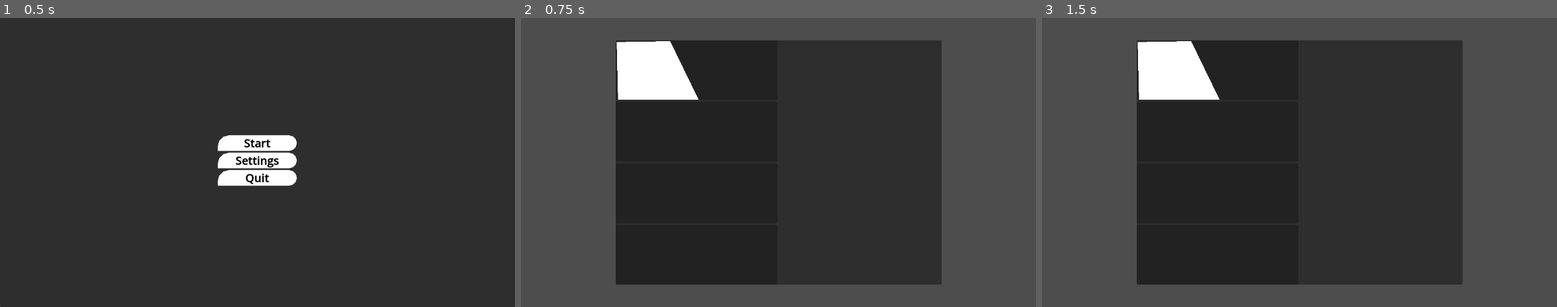
Above: before the commit, frames 1-3 (left to right).
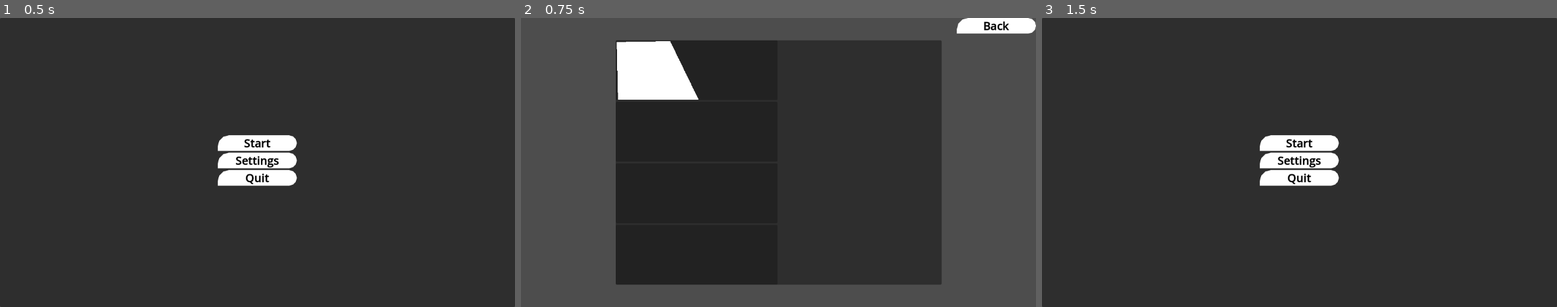
Above: after the commit, the same moments.

Repository: Rakk1/fossil-card-game
Game: Godot game, scene res://main_menu.tscn
The game is run twice, just before and just after one commit, with the same random seed, the same clock (stepped at 60 frames per second) and the same inputs.
Inputs (mouse positions are in pixels of both pictures, inside the frame that each line leads up to):
- Up to frame 1 (0.5 s): no input
- Up to frame 2 (0.75 s): click "Start" at 0.5 s
- Up to frame 3 (1.5 s): click (1515, 26) at 1.25 s, where only the run after the commit has a clickable "Back"

Frame 1 is identical in both runs. In frame 2, 0.8% of the frame differs, in the area x 84-100%, y 0-6%; in frame 3, 51%, in the area x 0-100%, y 0-100%.

Commit message:
back button

Diff:
--- /dev/null
+++ b/fossil-card-game/back.gd
@@ -0,0 +1,15 @@
+extends Button
+
+
+# Called when the node enters the scene tree for the first time.
+func _ready() -> void:
+	pass # Replace with function body.
+
+
+# Called every frame. 'delta' is the elapsed time since the previous frame.
+func _process(delta: float) -> void:
+	pass
+
+
+func _on_back_pressed() -> void:
+	get_tree().change_scene_to_file("res://main_menu.tscn")
--- a/fossil-card-game/level_picker.tscn
+++ b/fossil-card-game/level_picker.tscn
@@ -1,4 +1,18 @@
 [gd_scene format=3 uid="uid://dxaqnmi4ukcd7"]
+
+[ext_resource type="Script" uid="uid://wbs0uvomiydh" path="res://back.gd" id="1_t0c5w"]
+
+[sub_resource type="StyleBoxFlat" id="StyleBoxFlat_h8mok"]
+bg_color = Color(1, 1, 1, 1)
+corner_radius_top_left = 25
+corner_radius_top_right = 25
+corner_radius_bottom_right = 25
+corner_detail = 3
+
+[sub_resource type="StyleBoxFlat" id="StyleBoxFlat_26ynt"]
+bg_color = Color(5.0055983e-06, 0.6547953, 0.87072533, 1)
+
+[sub_resource type="StyleBoxEmpty" id="StyleBoxEmpty_0j12d"]
 
 [node name="level picker" type="Control" unique_id=79218582]
 layout_mode = 3
@@ -59,3 +73,24 @@
 [node name="rightpage" type="VBoxContainer" parent="MarginContainer/AspectRatioContainer/HBoxContainer" unique_id=193538110]
 layout_mode = 2
 size_flags_horizontal = 3
+
+[node name="Back" type="Button" parent="." unique_id=87837190]
+layout_mode = 1
+anchors_preset = 1
+anchor_left = 1.0
+anchor_right = 1.0
+offset_left = -177.0
+offset_bottom = 35.0
+grow_horizontal = 0
+theme_override_colors/font_color = Color(0, 0, 0, 1)
+theme_override_constants/outline_size = 1
+theme_override_font_sizes/font_size = 25
+theme_override_styles/normal = SubResource("StyleBoxFlat_h8mok")
+theme_override_styles/pressed = SubResource("StyleBoxFlat_h8mok")
+theme_override_styles/hover = SubResource("StyleBoxFlat_26ynt")
+theme_override_styles/focus = SubResource("StyleBoxEmpty_0j12d")
+text = "Back
+"
+script = ExtResource("1_t0c5w")
+
+[connection signal="pressed" from="Back" to="Back" method="_on_back_pressed"]
Not shown, added: fossil-card-game/back.gd.uid
